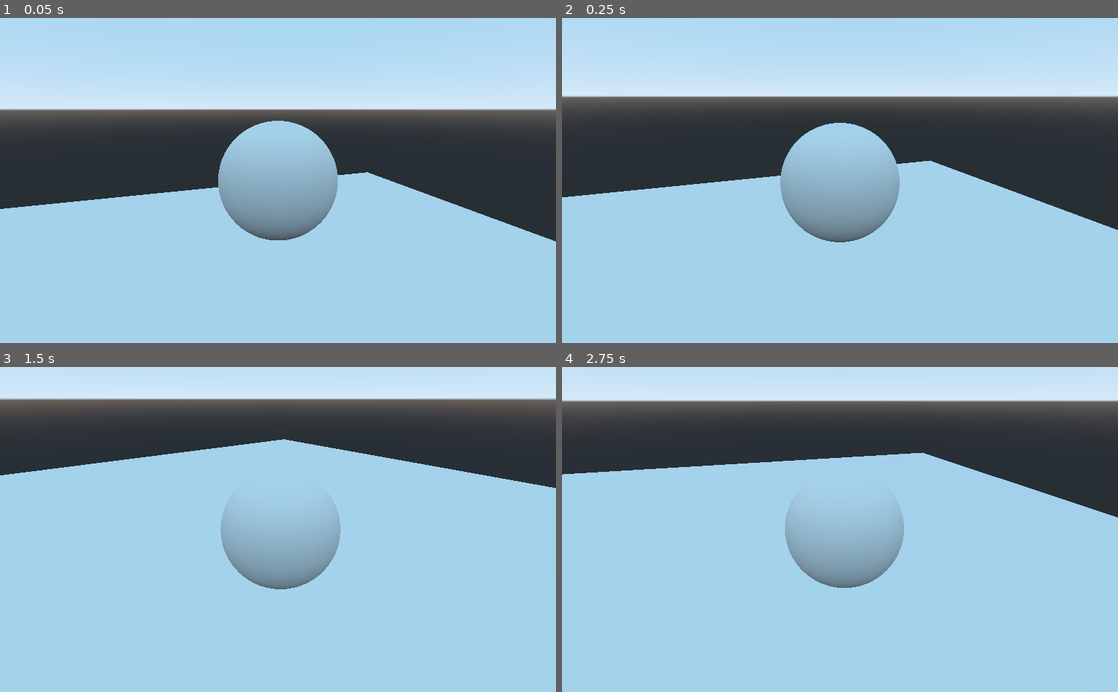
Above: before the commit, frames 1-4 (two rows, left to right).
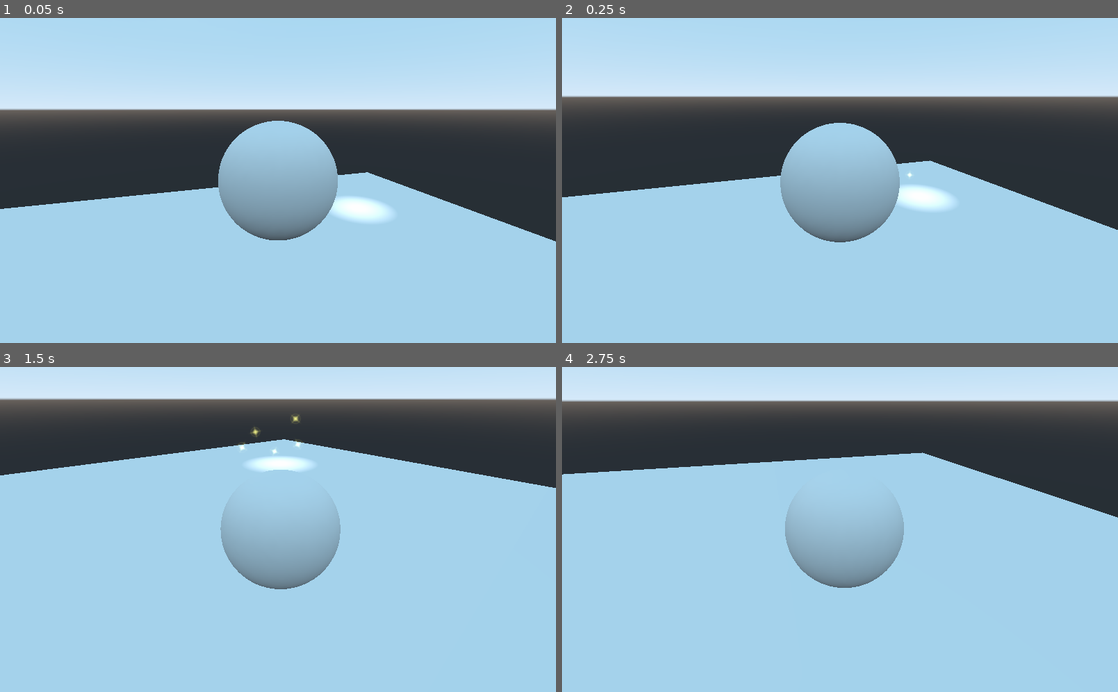
Above: after the commit, the same moments.

Repository: Brawmario/super-poli-ball
Game: Godot game, scene res://Debug.tscn
Same seed, same stepped clock (60 frames per second), same inputs: the game is played once before the commit and once after it.
Inputs:
- Up to frame 1 (0.05 s): no input
- Up to frame 2 (0.25 s): no input
- Up to frame 3 (1.5 s): hold Right (ui_right) 0.53-1.28 s; hold Down (ui_down) from 1.28 s (still down)
- Up to frame 4 (2.75 s): release Down (ui_down) at 2.03 s; hold Right (ui_right) from 2.03 s (still down)

The runs differ from the first frame. In frame 1, 0.6% of the frame differs, in the area x 59-71%, y 55-63%; in frame 2, 0.6%; in frame 3, 0.5%; in frame 4, nothing differs.

Commit message:
Goal básico adicionado. TODO adicionar lógica

Diff:
--- a/Debug.tscn
+++ b/Debug.tscn
@@ -1,7 +1,8 @@
-[gd_scene load_steps=3 format=2]
+[gd_scene load_steps=4 format=2]
 
 [ext_resource path="res://Stages/FlatSurface.tscn" type="PackedScene" id=1]
 [ext_resource path="res://Ball/Ball.tscn" type="PackedScene" id=2]
+[ext_resource path="res://Goal/Goal.tscn" type="PackedScene" id=3]
 
 [node name="Debug" type="Spatial"]
 
@@ -9,3 +10,6 @@
 
 [node name="ball" parent="." instance=ExtResource( 2 )]
 transform = Transform( 1, 0, 0, 0, 1, 0, 0, 0, 1, 0, 5.10767, 0 )
+
+[node name="Goal" parent="." instance=ExtResource( 3 )]
+transform = Transform( 1, 0, 0, 0, 1, 0, 0, 0, 1, 6.865, 1, -6.298 )
--- /dev/null
+++ b/Goal/Goal.gd
@@ -0,0 +1,17 @@
+extends Spatial
+
+onready var area := $area
+
+# Called when the node enters the scene tree for the first time.
+func _ready():
+	pass # Replace with function body.
+
+# Called every frame. 'delta' is the elapsed time since the previous frame.
+#func _process(delta):
+#	pass
+
+
+func _on_area_body_entered(body: Ball):
+	if not body:
+		return
+	print("body entered")
--- /dev/null
+++ b/Goal/Goal.tscn
@@ -0,0 +1,47 @@
+[gd_scene load_steps=7 format=2]
+
+[ext_resource path="res://Goal/Goal.gd" type="Script" id=1]
+[ext_resource path="res://Goal/star_02.png" type="Texture" id=2]
+
+[sub_resource type="CylinderShape" id=1]
+radius = 1.82944
+
+[sub_resource type="SpatialMaterial" id=2]
+flags_unshaded = true
+vertex_color_use_as_albedo = true
+params_blend_mode = 1
+params_billboard_mode = 3
+particles_anim_h_frames = 1
+particles_anim_v_frames = 1
+particles_anim_loop = false
+albedo_color = Color( 1, 1, 0.54902, 1 )
+albedo_texture = ExtResource( 2 )
+
+[sub_resource type="ParticlesMaterial" id=3]
+emission_shape = 1
+emission_sphere_radius = 2.0
+angular_velocity = 300.0
+angular_velocity_random = 1.0
+
+[sub_resource type="QuadMesh" id=4]
+
+[node name="Goal" type="Spatial"]
+script = ExtResource( 1 )
+
+[node name="area" type="Area" parent="."]
+transform = Transform( 1, 0, 0, 0, 1, 0, 0, 0, 1, 0, 1, 0 )
+
+[node name="CollisionShape" type="CollisionShape" parent="area"]
+shape = SubResource( 1 )
+
+[node name="SpotLight" type="SpotLight" parent="."]
+transform = Transform( 1, 0, 0, 0, -4.37114e-08, 1, 0, -1, -4.37114e-08, 0, 3.5, 0 )
+spot_range = 10.0
+spot_angle = 30.0
+
+[node name="stars" type="Particles" parent="."]
+transform = Transform( 1, 0, 0, 0, -1, 8.74228e-08, 0, -8.74228e-08, -1, 0, 0, 0 )
+material_override = SubResource( 2 )
+process_material = SubResource( 3 )
+draw_pass_1 = SubResource( 4 )
+[connection signal="body_entered" from="area" to="." method="_on_area_body_entered"]
Not shown: 1 places in Ball/Ball.tscn that only renumber resources
Binary file added: Goal/star_02.png
Not shown, added: Goal/star_02.png.import
